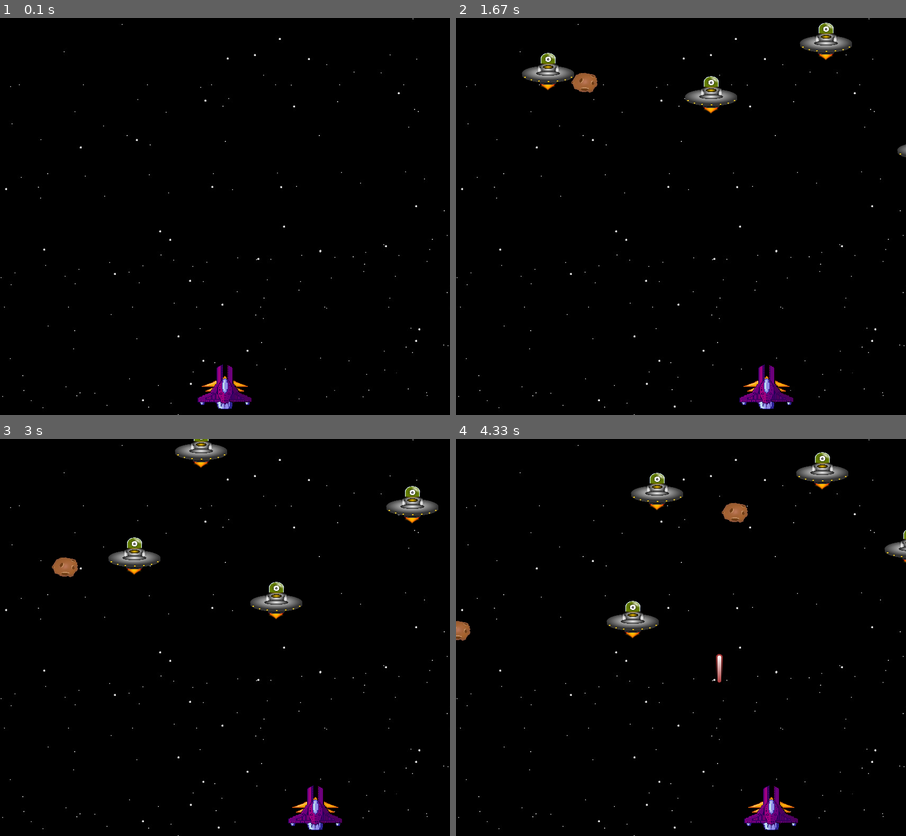
Above: before the commit, frames 1-4 (two rows, left to right).
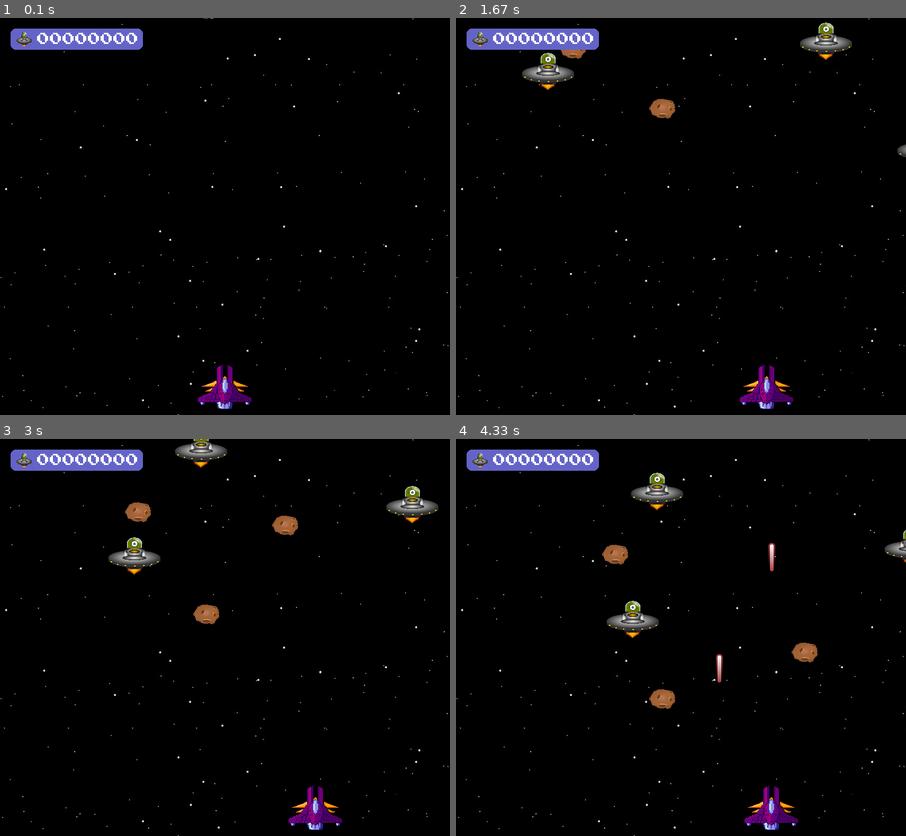
Above: after the commit, the same moments.

Repository: MicaeleGomes/Pygame
Game: pygame game, started from tela_principal.py
The game is run twice, just before and just after one commit, with the same random seed, the same clock (stepped at 60 frames per second) and the same inputs.
Inputs:
- Up to frame 1 (0.1 s): no input
- Up to frame 2 (1.67 s): hold Right 0.33-0.8 s; hold Right 0.83-1.3 s; hold Left from 1.33 s (still down)
- Up to frame 3 (3 s): release Left at 1.87 s; hold Left 1.9-2.3 s; hold Right 2.33-2.97 s
- Up to frame 4 (4.33 s): tap Space at 3, 3.4, 3.7, 3.9, 4.2 s; hold Left 3.33-3.8 s; hold Right 3.83-4.3 s

The runs differ from the first frame. In frame 1, 1.6% of the frame differs, in the area x 2-48%, y 0-8%; in frame 2, 2.6%; in frame 3, 3.0%; in frame 4, 3.2%, in the area x 0-88%, y 2-68%.

Commit message:
Adicionando estados da nave + adicionando score/placar do jogador + corrigindo bug de asteroide

Diff:
--- a/tela_principal.py
+++ b/tela_principal.py
@@ -10,6 +10,17 @@
 HEIGHT = 750
 window = pygame.display.set_mode((WIDTH, HEIGHT))
 pygame.display.set_caption('Ameaça Interestelar')
+
+#--------------- Placar
+#---------------- Configurações do placar
+SCORE_BOX_WIDTH = 250  # Largura da caixinha
+SCORE_BOX_HEIGHT = 40  # Altura da caixinha
+SCORE_POSITION = (20, 20)  # Posição da caixinha
+SCORE_COLOR = (255, 255, 255)  # Cor do texto
+SCORE_BG_COLOR = (100, 100, 200)  # Cor de fundo da caixinha
+
+#---------------- Fonte para o score
+score_font = pygame.font.Font('Fontes/PressStart2P.ttf', 24)
 
 # ----- Inicia assets
 ALIEN_WIDTH = 100
@@ -46,15 +57,19 @@
     img = pygame.transform.scale(img, (80, 80))
     explosion_anim.append(img)
 assets["explosion_anim"] = explosion_anim
-
-
-# Carrega os sons do jogo
+assets["score_font"] = pygame.font.Font('Fontes/PressStart2P.ttf', 28)
+
+# Carrega e redimensiona a imagem do alien para o placar
+alien_icon = pygame.transform.scale(assets['alien_img'], (30, 30))
+
+#------------------ Carrega os sons do jogo
 pygame.mixer.music.load('snd/somprincipal.ogg')
 pygame.mixer.music.set_volume(0.4)
-boom_sound = pygame.mixer.Sound('snd/expl3.wav')
 destroy_sound = pygame.mixer.Sound('snd/expl6.wav')
 colisao = pygame.mixer.Sound('snd/crash.ogg')
 assets['pew_sound'] = pygame.mixer.Sound('snd/pew.wav')
+assets['boom_sound'] = pygame.mixer.Sound('snd/expl3.wav')
+
 
 class Meteor(pygame.sprite.Sprite):
     def __init__(self, img):
@@ -64,8 +79,8 @@
         self.rect = self.image.get_rect()
         self.rect.x = random.randint(0, WIDTH-largura_meteoro)
         self.rect.y = random.randint(-100, -altura_meteoro)
-        self.speedx = random.randint(-4, -2)
-        self.speedy = random.randint(-2, 3)
+        self.speedx = random.randint(-2, 2)
+        self.speedy = random.randint(1, 4)
 
     def update(self): #--------Atualiza a posição do meteoro.
 
@@ -141,7 +156,6 @@
         self.rect.x += self.speedx
         self.rect.y += self.speedy
         # Se o alien passar do final da tela, volta para cima e sorteia
-        # novas posições e velocidades
         if self.rect.top > HEIGHT or self.rect.right < 0 or self.rect.left > WIDTH:
             self.rect.x = random.randint(0, WIDTH-ALIEN_WIDTH)
             self.rect.y = random.randint(-100, -ALIEN_HEIGHT)
@@ -220,8 +234,6 @@
                 self.rect = self.image.get_rect()
                 self.rect.center = center
 
-game = True
-
 # Variável para o ajuste de velocidade
 clock = pygame.time.Clock()
 FPS = 30
@@ -237,13 +249,12 @@
 
 meteoros = pygame.sprite.Group() #--------Cria um grupo de meteoros e adiciona múltiplos meteoros ao grupo
 
-
 # Criando o jogador
 player = Ship(groups, assets)
 all_sprites.add(player)
 
 # Criando os aliens
-for i in range(4):
+for i in range(3):
     alien = Alien(assets)
     all_sprites.add(alien)
     all_aliens.add(alien)
@@ -253,38 +264,48 @@
     meteor = Meteor(meteoro)
     meteoros.add(meteor)
 
+#---------Define estados da nave
+DONE = 0
+PLAYING = 1
+EXPLODING = 2
+state = PLAYING
+
+#----------Define score/placar
+score = 0
+keys_down = {}
 
 # ===== Loop principal =====
 pygame.mixer.music.play(loops=-1)
-while game:
+# while game:
+while state != DONE:
     clock.tick(FPS)
 
     # ----- Trata eventos
     for event in pygame.event.get():
         # ----- Verifica consequências
         if event.type == pygame.QUIT:
-            game = False
-        # Verifica se apertou alguma tecla.
-        if event.type == pygame.KEYDOWN:
-            # Dependendo da tecla, altera a velocidade.
-            if event.key == pygame.K_LEFT:
-                player.speedx -= 9
-            if event.key == pygame.K_RIGHT:
-                player.speedx += 9
-            if event.key == pygame.K_SPACE:
-                player.shoot()
-        # Verifica se soltou alguma tecla.
-        if event.type == pygame.KEYUP:
-            # Dependendo da tecla, altera a velocidade.
-            if event.key == pygame.K_LEFT:
-                player.speedx += 9
-            if event.key == pygame.K_RIGHT:
-                player.speedx -= 9
-
-    colisao_meteoros = pygame.sprite.spritecollide(player, meteoros, True)
-    if colisao_meteoros:
-        colisao.play()  # Toca o som de colisão
-        game = False
+            # game = False
+            state = DONE
+        # Só verifica o teclado se está no estado de jogo
+        if state == PLAYING:
+            # Verifica se apertou alguma tecla.
+            if event.type == pygame.KEYDOWN:
+                # Dependendo da tecla, altera a velocidade.
+                keys_down[event.key] = True
+                if event.key == pygame.K_LEFT:
+                    player.speedx -= 9
+                if event.key == pygame.K_RIGHT:
+                    player.speedx += 9
+                if event.key == pygame.K_SPACE:
+                    player.shoot()
+            # Verifica se soltou alguma tecla.
+            if event.type == pygame.KEYUP:
+                # Dependendo da tecla, altera a velocidade.
+                if event.key in keys_down and keys_down[event.key]:
+                    if event.key == pygame.K_LEFT:
+                        player.speedx += 9
+                    if event.key == pygame.K_RIGHT:
+                        player.speedx -= 9
 
     # ----- Atualiza estado do jogo
     # Atualizando a posição dos aliens
@@ -293,29 +314,73 @@
     meteoros.update()
 
 
-     # Verifica se houve colisão entre tiro e o alien
-    hits = pygame.sprite.groupcollide(all_aliens, all_bullets, True, True)
-    for alien in hits: # As chaves são os elementos do primeiro grupo (aliens) que colidiram com alguma bala
-        # O alien e destruido e precisa ser recriado
-        #----------------------COLOCA SOM------------------
-        # assets['destroy_sound'].play()
-        #----------------------COLOCA SOM-------------------
-        a = Alien(assets)
-        all_sprites.add(a)
-        all_aliens.add(a)
-
-        # No lugar do alien antigo, adicionar uma explosão.
-        explosao_alien = Explosion(alien.rect.center, assets)
-        all_sprites.add(explosao_alien)
+    if state == PLAYING:
+        # Verifica se houve colisão entre tiro e o alien
+        hits = pygame.sprite.groupcollide(all_aliens, all_bullets, True, True)
+        for alien in hits: # As chaves são os elementos do primeiro grupo (aliens) que colidiram com alguma bala
+            # O alien e destruido e precisa ser recriado
+            #----------------------COLOCA SOM------------------
+            # assets['destroy_sound'].play()
+            #----------------------COLOCA SOM-------------------
+            a = Alien(assets)
+            all_sprites.add(a)
+            all_aliens.add(a)
+
+            # No lugar do alien antigo, adicionar uma explosão.
+            explosao_alien = Explosion(alien.rect.center, assets)
+            all_sprites.add(explosao_alien)
+
+            # Ganhou pontos!
+            score += 100
+
+        # Verifica se houve colisão entre Asteroide e o Alien
+        colisao_meteoros = pygame.sprite.spritecollide(player, meteoros, True)
+        if len(colisao_meteoros) > 0:
+            # Toca o som da colisão
+            assets['boom_sound'].play()
+            player.kill()
+            explosao = Explosion(player.rect.center, assets)
+            all_sprites.add(explosao)
+            state = EXPLODING
+            keys_down = {}
+            explosion_tick = pygame.time.get_ticks()
+            explosion_duration = explosao.frame_ticks * len(explosao.explosion_anim) + 400
+
+        # Recria um novo meteoro para cada meteoro que colidiu
+        while len(meteoros) < 3:
+            novo_meteoro = Meteor(meteoro)
+            meteoros.add(novo_meteoro)
+            all_sprites.add(novo_meteoro)
+
+    elif state == EXPLODING:
+        now = pygame.time.get_ticks()
+        if now - explosion_tick > explosion_duration:
+            state = PLAYING
+            player = Ship(groups, assets)
+            all_sprites.add(player)
 
     # ----- Gera saídas
     window.fill((0, 0, 0))
     window.blit(assets['background'], (0, 0))
 
-    #-------------Desenhando aliens
+    #------------- Desenhando aliens
     all_sprites.draw(window)
-    #-------------Desenha todos os meteoros no grupo
+    #------------- Desenha todos os meteoros no grupo
     meteoros.draw(window)
+
+    # ------------ Desenha o placar com a imagem do alien ao lado do score
+    # Defina a posição da caixinha e desenhe o placar
+    pygame.draw.rect(window, SCORE_BG_COLOR, (*SCORE_POSITION, SCORE_BOX_WIDTH, SCORE_BOX_HEIGHT), border_radius=10)
+
+    # Ajuste fino para centralizar o alien na caixinha
+    alien_icon_position = (SCORE_POSITION[0] + 10, SCORE_POSITION[1] + (SCORE_BOX_HEIGHT - alien_icon.get_height()) // 2)
+    window.blit(alien_icon, alien_icon_position)
+
+    # Centraliza o texto do score ao lado da imagem do alien, na mesma posição vertical
+    text_surface = score_font.render("{:08d}".format(score), True, SCORE_COLOR)
+    text_rect = text_surface.get_rect()
+    text_rect.topleft = (alien_icon_position[0] + 40, SCORE_POSITION[1] + (SCORE_BOX_HEIGHT - text_rect.height) // 2)
+    window.blit(text_surface, text_rect)
 
     pygame.display.update()  # Mostra o novo frame para o jogador
 
Binary file added: Fontes/PressStart2P.ttf
